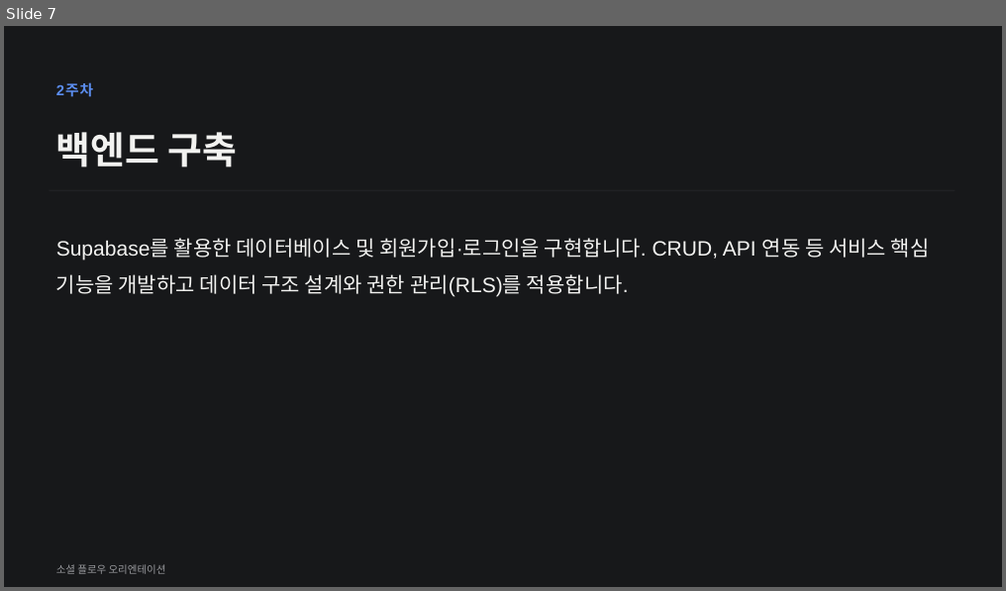
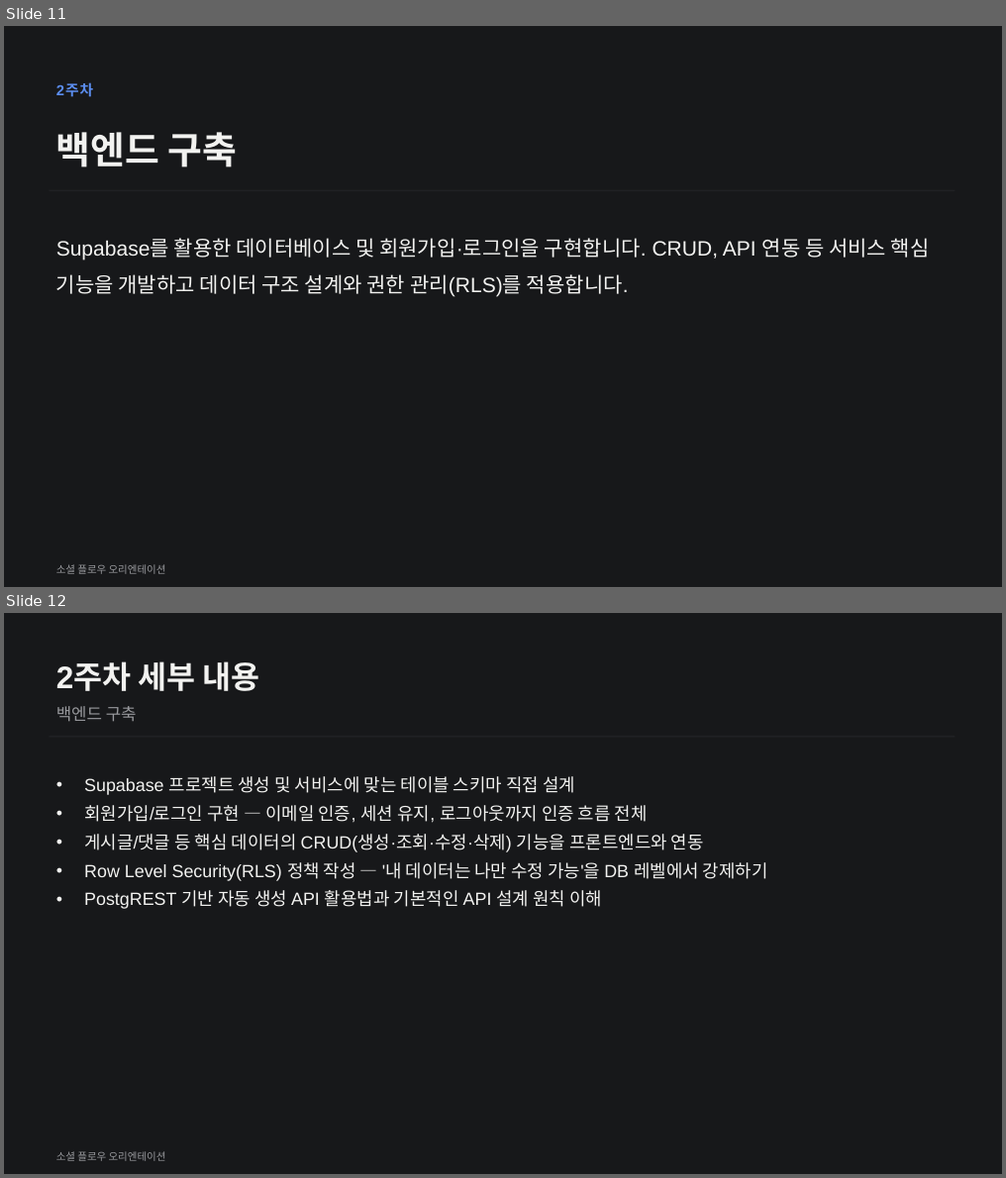
Before and after one commit to white100s/social_flow, a slide deck: docs/social-flow-orientation.pptx. Shown one above the other, each under a label of ours: slide 7 before the commit, slides 11 and 12 after it. The pictures are 1006x591 and 1006x1178 pixels, drawn with LibreOffice and Linux fonts; fonts in the diff are those of the drawing. Boxes give left, top, right and bottom in pixels: in the first picture for what was removed or moved away, otherwise in the second. Text is boxed around its words. In the diff, an @@ line names an element or a change of style, - is before the commit and + after.

```diff
--- a/docs/social-flow-orientation.pptx
+++ b/docs/social-flow-orientation.pptx
@@ slide 12 added at (4,613,1002,1174), background #17181A @@
@@ text added at (56,662,259,691), 30 pt, text #F2F2F0, bold @@
+2주차 세부 내용
@@ text added at (56,706,137,722), 16 pt, text #98999D @@
+백엔드 구축
@@ line added from (49, 737) to (954, 737), #202124 1.5 pt @@
@@ text added at (84,776,768,909), 17 pt, text #F2F2F0 @@
+• Supabase 프로젝트 생성 및 서비스에 맞는 테이블 스키마 직접 설계
+• 회원가입/로그인 구현 — 이메일 인증, 세션 유지, 로그아웃까지 인증 흐름 전체
+• 게시글/댓글 등 핵심 데이터의 CRUD(생성·조회·수정·삭제) 기능을 프론트엔드와 연동
+• Row Level Security(RLS) 정책 작성 — '내 데이터는 나만 수정 가능'을 DB 레벨에서 강제하기
+• PostgREST 기반 자동 생성 API 활용법과 기본적인 API 설계 원칙 이해
@@ text added at (56,1152,166,1161), 10 pt, text #98999D @@
+소셜 플로우 오리엔테이션
@@ what was slide 7 is now slide 11 @@
```
Also in this commit, not shown: 2 slides changed, 19 other slides added, 2 other files.
